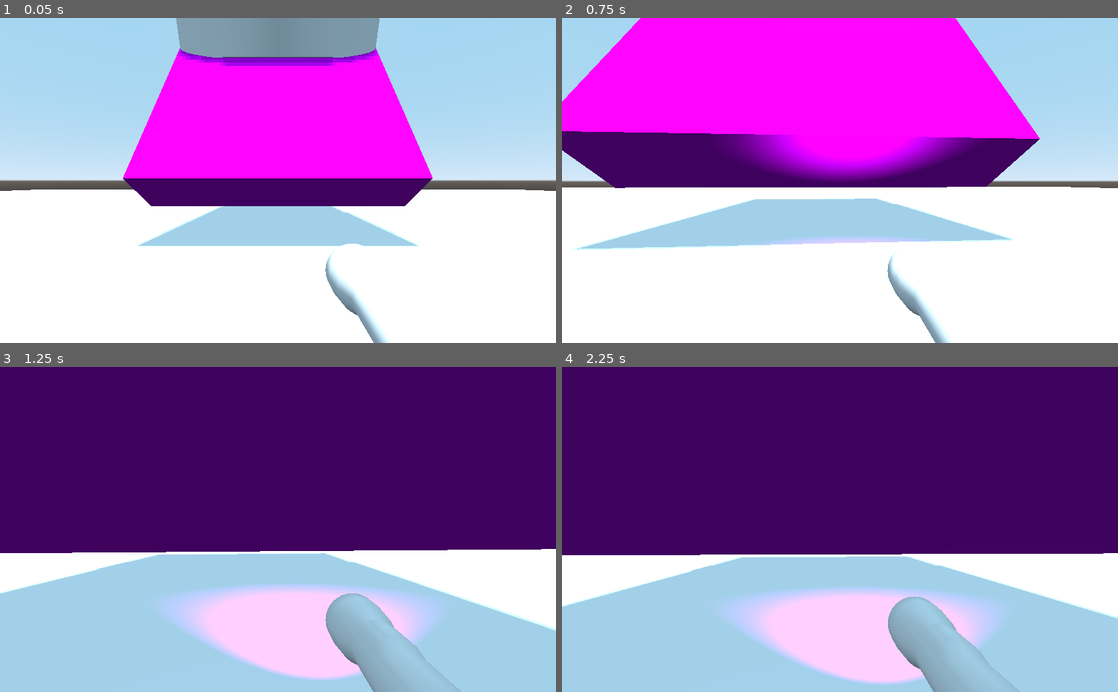
Above: before the commit, frames 1-4 (two rows, left to right).
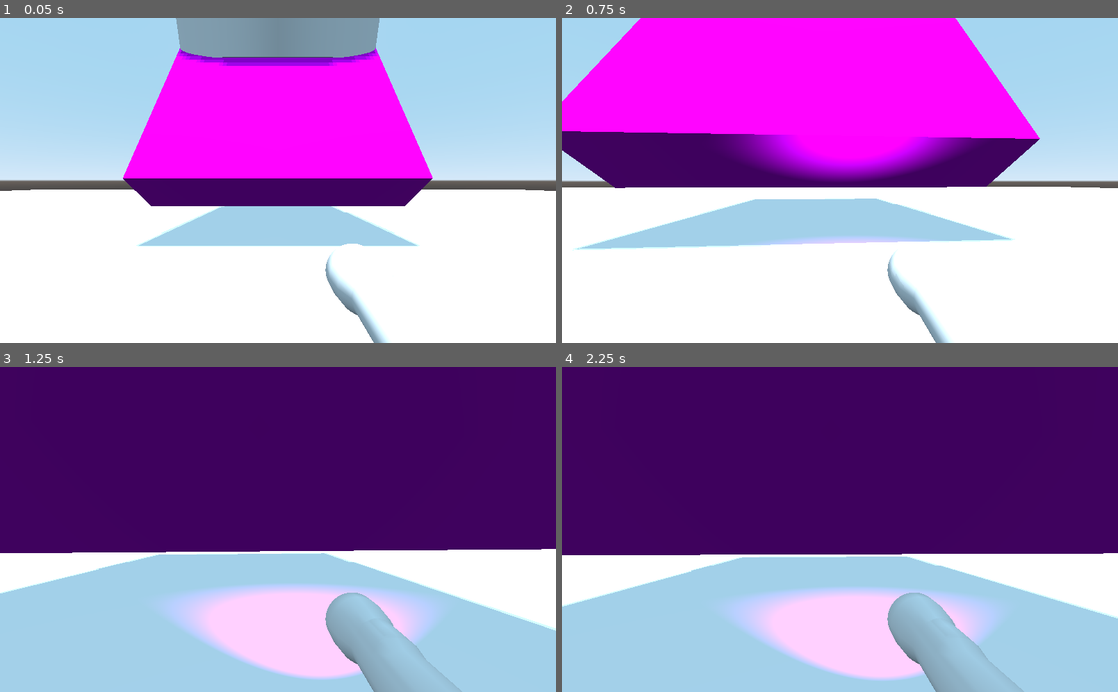
Above: after the commit, the same moments.

Repository: Gorzon38/EscapeGamesNSI
Game: Godot game, scene res://Main.tscn
The game is run twice, just before and just after one commit, with the same random seed, the same clock (stepped at 60 frames per second) and the same inputs.
Inputs (mouse positions are in pixels of both pictures, inside the frame that each line leads up to):
- Up to frame 1 (0.05 s): no input
- Up to frame 2 (0.75 s): tap Enter at 0.5 s; move the mouse to (867, 180) at 0.52 s; hold W (move_forward) from 0.53 s (still down); tap E at 0.6 s
- Up to frame 3 (1.25 s): keep holding W (move_forward)
- Up to frame 4 (2.25 s): keep holding W (move_forward); move the mouse to (812, 529) at 1.27 s; tap E at 1.35, 2.1 s; move the mouse to (851, 523) at 2.02 s

Frame 1 is identical in both runs. In frame 2, less than 0.1% of the frame differs, in the area x 58-68%, y 71-100%; in frame 3, less than 0.1%; in frame 4, 0.9%, in the area x 40-84%, y 69-100%.
Error after the commit: Attempt to call function 'turn_on_off' in base 'null instance' on a null instance. (res://Player/Player.gd:25)

Commit message:
Add flashlight to player

Diff:
--- a/Player/Player.gd
+++ b/Player/Player.gd
@@ -8,24 +8,25 @@
 
 var mouse_sensitivity: float = 1.5
 
+onready var flashlight = $FlashLight
+
 # Called when the node enters the scene tree for the first time.
 func _ready():
 	Input.set_mouse_mode(Input.MOUSE_MODE_CAPTURED)
 
 func _input(event):
-	# Look with the mouse
+	# Camera movement
 	if event is InputEventMouseMotion:
 		rotation_degrees.y -= event.relative.x * mouse_sensitivity / 18
 		$Head.rotation_degrees.x -= event.relative.y * mouse_sensitivity / 18
 		$Head.rotation_degrees.x = clamp($Head.rotation_degrees.x, -90, 90)
-
+	if event is InputEventKey:
+		if event.scancode == KEY_E and event.pressed:
+			flashlight.turn_on_off()
 
 func _physics_process(delta):
-	var head_basis = $Head.get_global_transform().basis
-
 	var direction = Vector2()
 
-	# We check for each move input and update the direction accordingly.
 	if Input.is_action_pressed("move_right"):
 		direction.x += speed/10
 	if Input.is_action_pressed("move_left"):
@@ -35,12 +36,7 @@
 	if Input.is_action_pressed("move_forward"):
 		direction.y -= speed/10
 
-	#if direction != Vector3.ZERO:
-	#direction.y -= fall_acceleration * delta
-
 	direction = direction.normalized()
-	#move_and_slide(direction * speed)
-	#$Pivot.look_at(translation + direction, Vector3.UP)
 
 	var forward = global_transform.basis.z
 	var right = global_transform.basis.x
--- a/Player/Player.tscn
+++ b/Player/Player.tscn
@@ -27,5 +27,5 @@
 
 [node name="Camera" type="Camera" parent="Head"]
 
-[node name="FlashLight" parent="." instance=ExtResource( 2 )]
-transform = Transform( -1, 0, -8.74228e-08, 0, 1, 0, 8.74228e-08, 0, -1, 0.404218, 0.36981, -0.568729 )
+[node name="FlashLight" parent="Head" instance=ExtResource( 2 )]
+transform = Transform( -1, 0, -8.74228e-08, 0, 1, 0, 8.74228e-08, 0, -1, 0.404218, -0.488698, -0.568729 )
